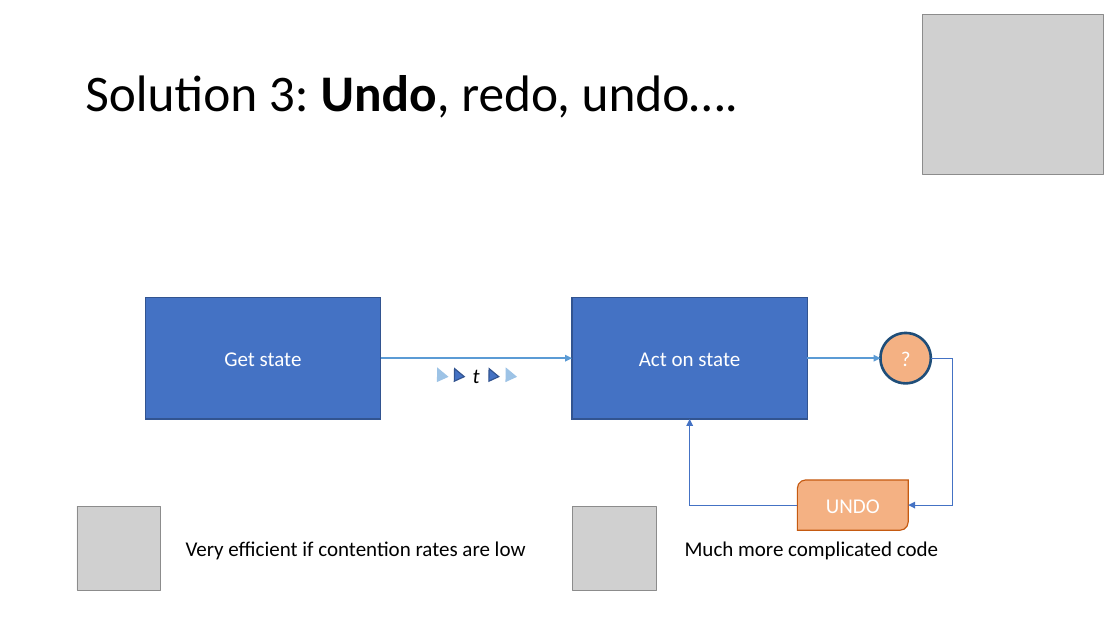
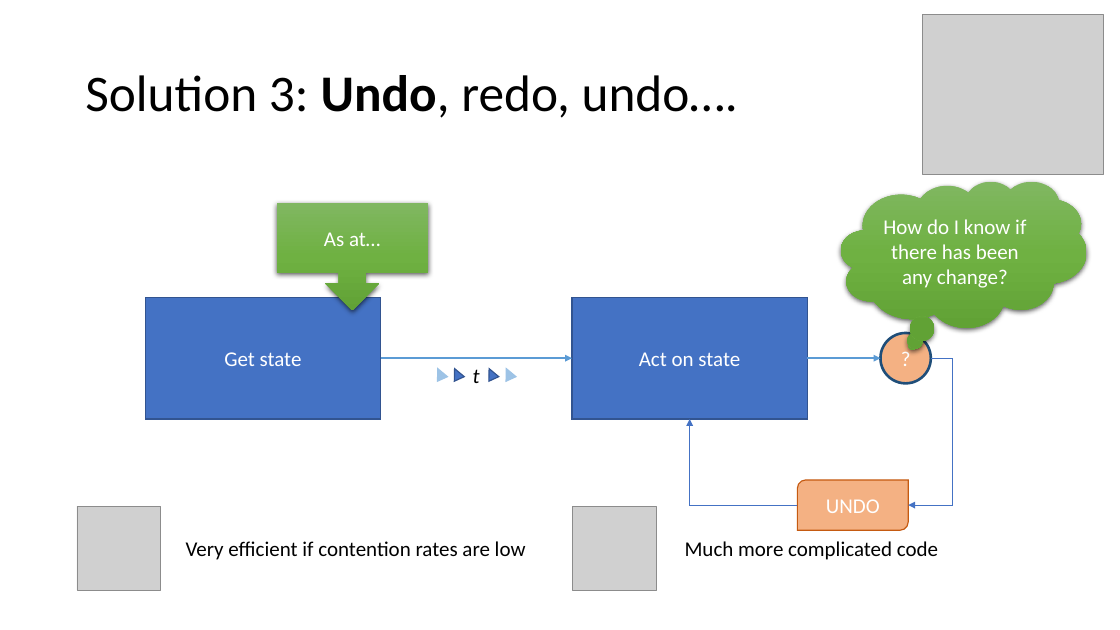
Before and after one commit to MerrionComputing/Presentations, a slide deck: slide 5 of Taming the Concurrency Crocodile.pptx. Drawn at 1120x630 pixels with LibreOffice and Linux fonts; fonts in the diff are those of the drawing; grey boxes stand for pictures. Boxes give left, top, right and bottom in pixels: in the first picture for what was removed or moved away, otherwise in the second. Text is boxed around its words. In the diff, an @@ line names an element or a change of style, - is before the commit and + after.

```diff
--- a/Taming the Concurrency Crocodile.pptx
+++ b/Taming the Concurrency Crocodile.pptx
@@ down arrow callout added at (276, 203, 428, 311), fill gradient #81B861 to #6FB242 to #62A336, 18 pt, text #FFFFFF @@
+As at…
@@ thought cloud added at (841, 181, 1086, 328), fill gradient #81B861 to #6FB242 to #62A336, 18 pt, text #FFFFFF @@
+How do I know if there has been any change?
```
Also in this commit, not shown: 1 other slide changed.
